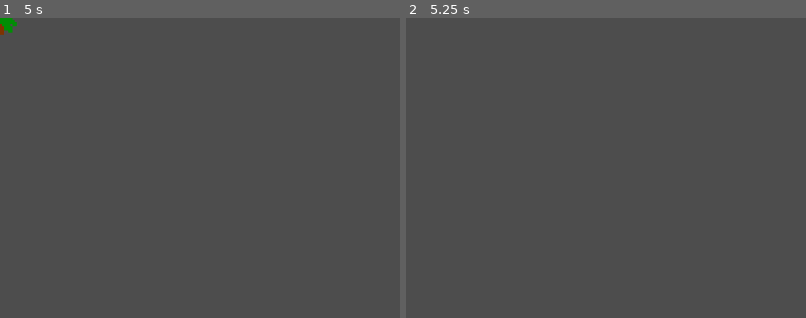
Above: before the commit, frames 1-2 (left to right).
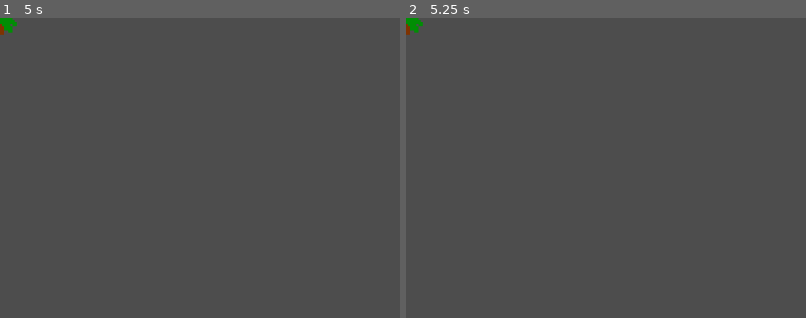
Above: after the commit, the same moments.

Repository: yehorm14/GUTS-Hackathon-2025-
Game: Godot game, scene res://plants/tree.tscn
Two runs of this game, one before a commit and one after it. Both use one fixed random seed, a clock stepped at 60 frames per second and the inputs below. This scene is started directly instead of the project's main scene.
Inputs:
- Up to frame 1 (5 s): tap Enter at 0.5, 2, 3.5 s; tap Space at 1.25, 2.75, 4.25 s
- Up to frame 2 (5.25 s): no input
The pictures show only the part of the screen within x 0-50%, y 0-50%; the shares and areas given below are measured in that part.

Frame 1 is identical in both runs. In frame 2, 0.2% of the frame differs, in the area x 0-5%, y 0-6%.

Commit message:
water function

Diff:
--- a/plants/base_plant.gd
+++ b/plants/base_plant.gd
@@ -9,7 +9,7 @@
 
 var health:int = 50
 var second_life_used:bool = false
-var water:bool = false
+var water:bool = true
 
 
 var _grow_thread: Thread
